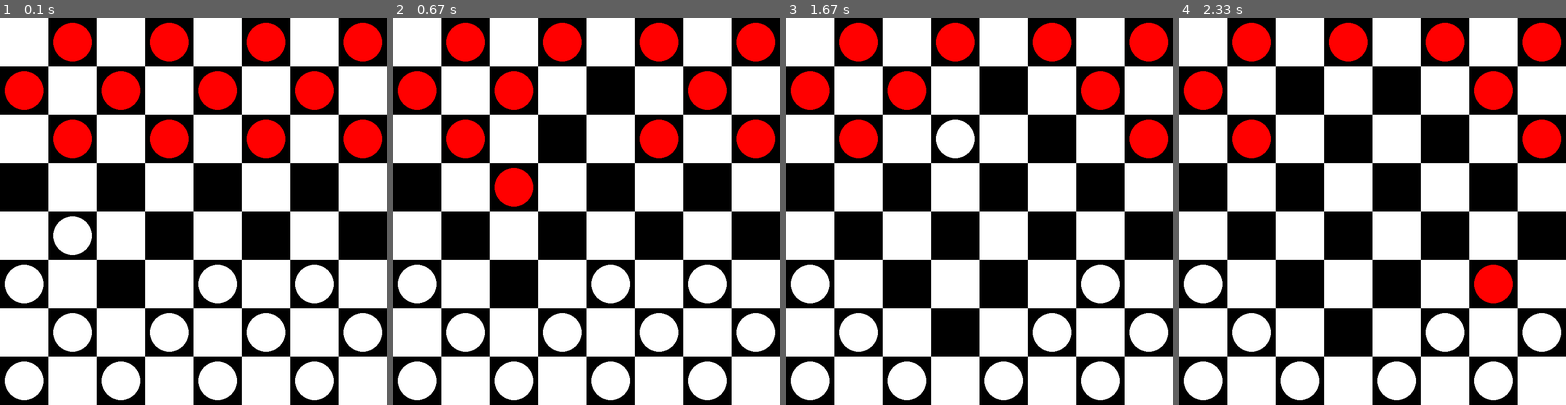
Above: before the commit, frames 1-4 (left to right).
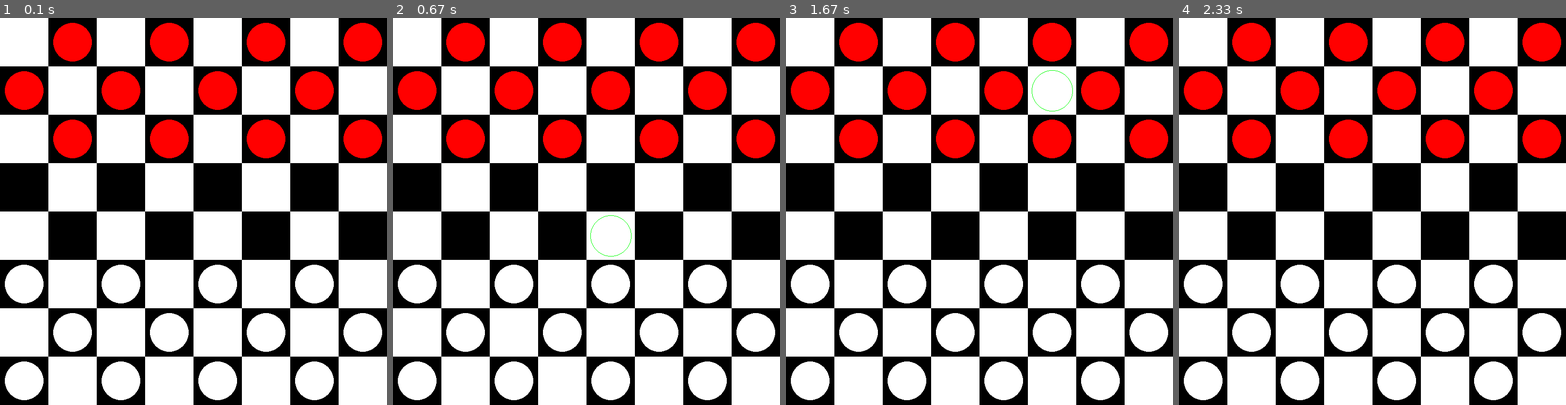
Above: after the commit, the same moments.

Repository: pskiers/English_Draughts
Game: pygame game, started from English_Draughts.py
Two runs of this game, one before a commit and one after it. Both use one fixed random seed, a clock stepped at 60 frames per second and the inputs below.
Inputs (mouse positions are in pixels of both pictures, inside the frame that each line leads up to):
- Up to frame 1 (0.1 s): no input
- Up to frame 2 (0.67 s): click (586, 211) at 0.38 s
- Up to frame 3 (1.67 s): click (886, 215) at 0.83 s; move the mouse to (1037, 76) at 1.13 s; click (1037, 76) at 1.42 s
- Up to frame 4 (2.33 s): move the mouse to (1380, 79) at 1.83 s; click (1380, 79) at 2.18 s

The runs differ from the first frame. In frame 1, 1.6% of the frame differs, in the area x 13-37%, y 51-74%; in frame 2, 3.2%; in frame 3, 4.7%; in frame 4, 6.2%, in the area x 26-87%, y 13-87%.

Commit message:
added docs and now u can see which piece is chosen

Diff:
--- a/English_Draughts.py
+++ b/English_Draughts.py
@@ -7,7 +7,7 @@
     board = game_board()
     new_game = game(board)
     player0 = Player('carlsen', 1)
-    player1 = Player('nakamura', 1)
+    player1 = Player('nakamura', 0)
     new_game.play(player0, player1)
 
 
--- a/cool_interfce.py
+++ b/cool_interfce.py
@@ -1,45 +1,61 @@
 import pygame
-
-
-# some const
-red = (255, 0, 0)
-white = (255, 255, 255)
-blue = (0, 0, 255)
-black = (0, 0, 0)
-width, height = 800, 800
-rowCoun, colCoun = 8, 8
-sqSize = width // colCoun
-radiusB = sqSize // 2 - 10
-radiusS = radiusB - 20
+from Constants import (
+    red, white, blue, black,
+    radiusB, radiusS,
+    sqSize as sq
+)
 
 
 def draw_board(board, WINDOW):
+    """
+    Function draw_board draws board on the window
+
+    :param board: board to be drawn
+    :param type: game_board
+    :param WINDOW: window where the board is suposed to be displayed
+    :param type: pygame.display
+    """
     draw_checkerboard(board, WINDOW)
     draw_pieces(board, WINDOW)
     pygame.display.update()
 
 
-def draw_checkerboard(board, WINDOW):
-    WINDOW.fill(black)
+def draw_checkerboard(board, WIN):
+    """
+    Function draw_checkerboard draws checkeboard on the window
+
+    :param board: board
+    :param type: game_board
+    :param WIN: window where the checkerboard is suposed to be displayed
+    :param type: pygame.display
+    """
+    WIN.fill(black)
     for row in range(len(board.board())):
         for col in range(row % 2, len(board.board()), 2):
-            pygame.draw.rect(WINDOW, white, (row*sqSize, col*sqSize, sqSize, sqSize))
+            pygame.draw.rect(WIN, white, (row*sq, col*sq, sq, sq))
 
 
 def draw_pieces(board, WINDOW):
+    """
+    Function draw_pieces draws pieces from game board on the window
+
+    :param board: gameboard
+    :param type: game_board
+    :param WINDOW: window where the pieces are suposed to be displayed
+    """
     for row in range(len(board.board())):
         for col in range((1+row) % 2, len(board.board()), 2, ):
-            sq = board.board()[row][col]
-            x = sqSize * col + sqSize // 2
-            y = sqSize * row + sqSize // 2
-            if sq == 'x':
+            csq = board.board()[row][col]
+            x = sq * col + sq // 2
+            y = sq * row + sq // 2
+            if csq == 'x':
                 pygame.draw.circle(WINDOW, red, (x, y), radiusB)
-            elif sq == 'o':
+            elif csq == 'o':
                 pygame.draw.circle(WINDOW, white, (x, y), radiusB)
-            elif sq == 'X':
+            elif csq == 'X':
                 pygame.draw.circle(WINDOW, red, (x, y), radiusB)
                 pygame.draw.circle(WINDOW, blue, (x, y), radiusS)
-            elif sq == 'O':
+            elif csq == 'O':
                 pygame.draw.circle(WINDOW, white, (x, y), radiusB)
                 pygame.draw.circle(WINDOW, blue, (x, y), radiusS)
             else:
@@ -47,7 +63,14 @@
 
 
 def get_coordinates_from_mouse(pos):
+    """
+    Function get_coordinates_from_mouse returns coordinates on the gameboard
+    from position of the mouse
+
+    :param pos: position of the mouse
+    :param type: Tuple(int, int)
+    """
     x, y = pos
-    row = y // sqSize
-    col = x // sqSize
+    row = y // sq
+    col = x // sq
     return row, col
--- a/game.py
+++ b/game.py
@@ -4,6 +4,7 @@
 from turn_changer import change_turn
 import pygame
 from cool_interfce import draw_board
+from Constants import fps, width, height
 from Errors import (
     SquareTakenError,
     NoPieceOnTheSquareError,
@@ -47,18 +48,13 @@
         ]
         names = [player0.name, player1.name]
         moves_to_draw = 30
-        # some const for window
-        width, height = 800, 800
-        rowCoun, colCoun = 8, 8
-        sqSize = width // colCoun
-        fps = 60
         pygame.init()
-        WINDOW = pygame.display.set_mode((width, height))
+        WIN = pygame.display.set_mode((width, height))
         pygame.display.set_caption('English Graughts')
         clock = pygame.time.Clock()
         while True:
             clock.tick(fps)
-            draw_board(self.board, WINDOW)
+            draw_board(self.board, WIN)
             if moves_to_draw == 0:
                 print('Game ended in a draw')
                 break
@@ -66,13 +62,15 @@
                 print(f"It is {names[turn]}'s turn")
                 if turn == 0:
                     try:
-                        x1, y1, x2, y2 = player0.get_move(self.board, turn)
+                        t = turn
+                        x1, y1, x2, y2 = player0.get_move(self.board, t, WIN)
                     except Exception:
                         print('Please enter real coordinates')
                         continue
                 else:
                     try:
-                        x1, y1, x2, y2 = player1.get_move(self.board, turn)
+                        t = turn
+                        x1, y1, x2, y2 = player1.get_move(self.board, t, WIN)
                     except Exception:
                         print('Please enter real coordinates')
                         continue
@@ -98,13 +96,15 @@
                 print(f"It is {names[turn]}'s turn")
                 if turn == 0:
                     try:
-                        x1, y1, x2, y2 = player0.get_move(self.board, turn)
+                        t = turn
+                        x1, y1, x2, y2 = player0.get_move(self.board, t, WIN)
                     except Exception:
                         print('Please enter real coordinates')
                         continue
                 else:
                     try:
-                        x1, y1, x2, y2 = player1.get_move(self.board, turn)
+                        t = turn
+                        x1, y1, x2, y2 = player1.get_move(self.board, t, WIN)
                     except Exception:
                         print('Please enter real coordinates')
                         continue
--- a/players.py
+++ b/players.py
@@ -2,7 +2,9 @@
 from game_board import game_board
 from algorithm import algorithm
 from cool_interfce import get_coordinates_from_mouse
+from Constants import sqSize, radiusB, green, black
 import pygame
+import pygame.gfxdraw
 
 
 class Player():
@@ -24,9 +26,16 @@
     def ai(self):
         return self._ai
 
-    def get_move(self, gameboard: 'game_board', turn):
+    def get_move(self, gameboard: 'game_board', turn, WIN):
         """
         get_move method reads coordinates of a move player wants to make
+
+        :param gameboard: current state of the game on the board
+        :param type: game_board
+        :param turn: who's turn it is
+        :param type: bool
+        :param WIN: window where things can be displayed
+        :param type: pygame.display
         """
         while True:
             for event in pygame.event.get():
@@ -38,13 +47,23 @@
                         if event.type == pygame.MOUSEBUTTONDOWN:
                             pos = pygame.mouse.get_pos()
                             x1, y1 = get_coordinates_from_mouse(pos)
+                            x = sqSize * x1 + sqSize // 2
+                            y = sqSize * y1 + sqSize // 2
+                            pygame.gfxdraw.circle(WIN, y, x, radiusB+2, green)
+                            pygame.display.update()
                             x2, y2 = get_destination()
+                            pygame.gfxdraw.circle(WIN, y, x, radiusB+2, black)
+                            pygame.display.update()
                             return x1, y1, x2, y2
                     else:
                         return algorithm(gameboard, turn, 4)
 
 
 def get_destination():
+    """
+    Function get_destination returns to which square the player wants to move
+    his piece
+    """
     while True:
         for event in pygame.event.get():
             if event.type == pygame.QUIT:
